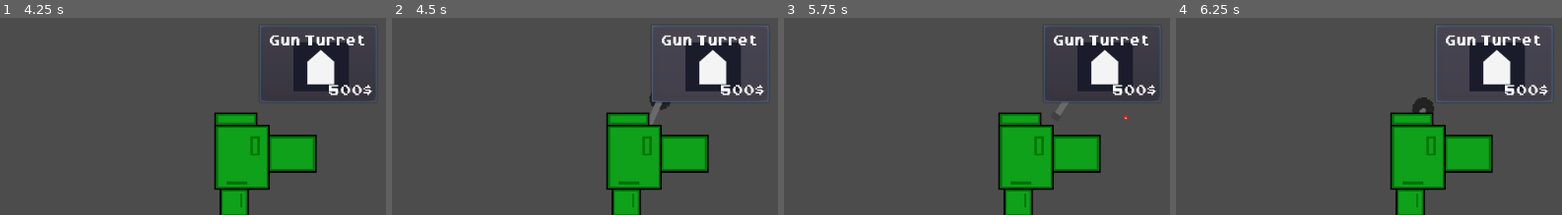
Above: before the commit, frames 1-4 (left to right).
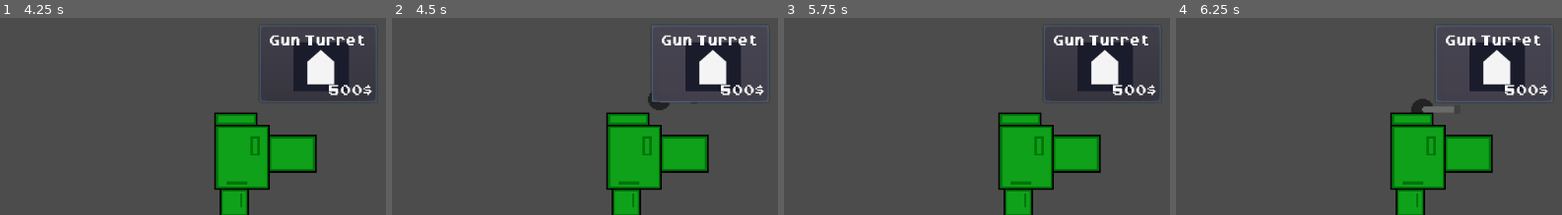
Above: after the commit, the same moments.

Repository: Godot-Wild-Jam-22-Team/TowerDefense
Game: Godot game, scene res://GUI/StartScreen.tscn
Same seed, same stepped clock (60 frames per second), same inputs: the game is played once before the commit and once after it.
Inputs (mouse positions are % of the whole screen's width and height, from its top left):
- Up to frame 1 (4.25 s): click "Start" at 0.5 s; click "Gun Turret" at 1.25 s; click "Gun Turret" at 2 s; click "Gun Turret" at 2.75 s; tap Enter at 3.5 s; move the mouse to (44, 79) at 3.52 s; hold Right mouse button (secondary_click) from 3.53 s (still down); click (44, 79) at 3.67 s
- Up to frame 2 (4.5 s): release Right mouse button (secondary_click) at 4.25 s; tap Space at 4.25 s; drag from (80, 73) to (94, 59) at 4.27 s
- Up to frame 3 (5.75 s): tap Enter at 5 s; move the mouse to (19, 38) at 5.02 s; hold Right mouse button (secondary_click) from 5.03 s (still down); click (19, 38) at 5.17 s
- Up to frame 4 (6.25 s): release Right mouse button (secondary_click) at 5.75 s; tap Space at 5.75 s; drag from (55, 56) to (91, 59) at 5.77 s
The pictures show only the part of the screen within x 50-100%, y 48-98%; the shares and areas given below are measured in that part.

Frame 1 is identical in both runs. In frame 2, 0.2% of the frame differs, in the area x 66-73%, y 38-55%; in frame 3, 0.1%; in frame 4, 0.3%, in the area x 60-72%, y 40-49%.

Commit message:
Fixed bullet look
Also tweaked speed and collision shape. I need to test better the collision with enemies.

Diff:
--- a/GWJ22/DamageableObject.gd
+++ b/GWJ22/DamageableObject.gd
@@ -16,7 +16,7 @@
 	queue_free()
 
 func set_health(value) -> void:
-	health = max(0, value)
+	health = max(0.0, value)
 	#print("%s health: %s " % [self.name, health])
 	emit_signal("health_changed", health)
 	if health <= 0:
--- a/GWJ22/Defenses/DraggableObject.gd
+++ b/GWJ22/Defenses/DraggableObject.gd
@@ -15,6 +15,8 @@
 
 var price := 500.0 #set to 0 after first placement
 
+var default_rotation : float = 0.0
+
 func _ready() -> void:
 	pass #do not mess with process as it may be used by children
 
@@ -30,6 +32,7 @@
 			self._grabbed = true
 		elif event.is_action_pressed("secondary_click"):
 			rotation_degrees += 90
+			default_rotation = rotation
 
 
 func _process(_delta: float) -> void:
--- a/GWJ22/Defenses/Turrets/Bullet.gd
+++ b/GWJ22/Defenses/Turrets/Bullet.gd
@@ -1,8 +1,8 @@
 extends Area2D
 
-export (int) var speed
-export (int) var damage
-export (float) var lifetime
+export (int) var speed = 200
+export (int) var damage = 1
+export (float) var lifetime = 2.0
 
 var velocity = Vector2()
 
@@ -18,3 +18,8 @@
 
 func _process(delta):
 	position += velocity * delta
+
+
+func _on_Bullet_body_entered(body: Node) -> void:
+	if body.is_in_group("foes") and body.has_method("take_damage"):
+		body.take_damage(damage)
--- a/GWJ22/Defenses/Turrets/Bullet.tscn
+++ b/GWJ22/Defenses/Turrets/Bullet.tscn
@@ -1,46 +1,31 @@
-[gd_scene load_steps=9 format=2]
+[gd_scene load_steps=4 format=2]
 
-[ext_resource path="res://Assets/Sprites/bullet_tileset.png" type="Texture" id=1]
+[ext_resource path="res://Assets/Sprites/Lasers.png" type="Texture" id=1]
 [ext_resource path="res://Defenses/Turrets/Bullet.gd" type="Script" id=2]
 
-[sub_resource type="AtlasTexture" id=1]
-atlas = ExtResource( 1 )
-region = Rect2( 0, 0, 6, 6 )
-
-[sub_resource type="AtlasTexture" id=2]
-atlas = ExtResource( 1 )
-region = Rect2( 6, 0, 6, 6 )
-
-[sub_resource type="AtlasTexture" id=3]
-atlas = ExtResource( 1 )
-region = Rect2( 12, 0, 6, 6 )
-
-[sub_resource type="AtlasTexture" id=4]
-atlas = ExtResource( 1 )
-region = Rect2( 18, 0, 6, 6 )
-
-[sub_resource type="SpriteFrames" id=5]
-animations = [ {
-"frames": [ SubResource( 1 ), SubResource( 2 ), SubResource( 3 ), SubResource( 4 ) ],
-"loop": true,
-"name": "default",
-"speed": 5.0
-} ]
-
-[sub_resource type="RectangleShape2D" id=6]
-extents = Vector2( 3, 3 )
+[sub_resource type="RectangleShape2D" id=1]
+extents = Vector2( 80, 120 )
 
 [node name="Bullet" type="Area2D"]
+position = Vector2( 1.90735e-06, 5.42101e-20 )
+scale = Vector2( 0.2, 0.2 )
 script = ExtResource( 2 )
-speed = 100
+__meta__ = {
+"_edit_group_": true
+}
+speed = 500
 lifetime = 1.5
 
-[node name="AnimatedSprite" type="AnimatedSprite" parent="."]
-frames = SubResource( 5 )
-playing = true
-
 [node name="CollisionShape2D" type="CollisionShape2D" parent="."]
-shape = SubResource( 6 )
+rotation = 1.5708
+shape = SubResource( 1 )
 
 [node name="Lifetime" type="Timer" parent="."]
+
+[node name="Sprite" type="Sprite" parent="."]
+rotation = 1.5708
+texture = ExtResource( 1 )
+region_enabled = true
+region_rect = Rect2( 40, 120, 70, 140 )
+[connection signal="body_entered" from="." to="." method="_on_Bullet_body_entered"]
 [connection signal="timeout" from="Lifetime" to="." method="_on_Lifetime_timeout"]
--- a/GWJ22/Defenses/Turrets/Turret.gd
+++ b/GWJ22/Defenses/Turrets/Turret.gd
@@ -22,7 +22,7 @@
 	if can_shoot == true:
 		can_shoot = false
 		$Guntimer.start()
-		var direction = Vector2(0,-1).rotated(global_rotation)
+		var direction = Vector2(1,0).rotated(global_rotation)
 		emit_signal('shoot', bullet_scene, $Position2D.global_position, direction)
 
 func _on_Vision_updated(_position: Vector2) -> void:
@@ -32,6 +32,8 @@
 
 func _on_Vision_exited() -> void:
 	has_focused_enemy = false
+	$RotationTween.interpolate_property(self, "rotation", rotation, default_rotation, 1.5, Tween.TRANS_ELASTIC, Tween.EASE_IN_OUT)
+	$RotationTween.start()
 
 func _process(_delta: float) -> void:
 	._process(_delta) #call parent execution to allow drag
@@ -45,7 +47,7 @@
 	health -= value
 
 func set_health(value) -> void:
-	health = max(0, value)
+	health = max(0.0, value)
 	#call update on progress bar
 	if health <= 0:
 		print("Turret dead")
--- a/GWJ22/Defenses/Turrets/Turret.tscn
+++ b/GWJ22/Defenses/Turrets/Turret.tscn
@@ -29,6 +29,8 @@
 position = Vector2( 32, 0 )
 
 [node name="Guntimer" type="Timer" parent="." index="5"]
+
+[node name="RotationTween" type="Tween" parent="." index="9"]
 [connection signal="exited" from="Vision" to="." method="_on_Vision_exited"]
 [connection signal="updated" from="Vision" to="." method="_on_Vision_updated"]
 [connection signal="timeout" from="Guntimer" to="." method="_on_Guntimer_timeout"]
--- a/GWJ22/Defenses/Turrets/Vision.gd
+++ b/GWJ22/Defenses/Turrets/Vision.gd
@@ -10,11 +10,15 @@
 var has_focus := false
 
 func _on_Vision_body_entered(body: KinematicBody2D) -> void:
+	if body.is_in_group("player"):
+		return
 	if(has_focus == false):
 		has_focus = true
 		enemy = body
 
 func _on_Vision_body_exited(body: KinematicBody2D) -> void:
+	if body.is_in_group("player"):
+		return
 	has_focus = false
 	emit_signal('exited')
 
--- a/GWJ22/Defenses/Turrets/Vision.tscn
+++ b/GWJ22/Defenses/Turrets/Vision.tscn
@@ -3,7 +3,7 @@
 [ext_resource path="res://Defenses/Turrets/Vision.gd" type="Script" id=1]
 
 [sub_resource type="ConvexPolygonShape2D" id=1]
-points = PoolVector2Array( 0, 0, -48, -112, 48, -112 )
+points = PoolVector2Array( 0, 0, -100, -200, 100, -200 )
 
 [node name="Vision" type="Area2D"]
 collision_layer = 0
--- a/GWJ22/Foes/Foe.gd
+++ b/GWJ22/Foes/Foe.gd
@@ -44,7 +44,7 @@
 func mid_point(p1: Vector2, p2: Vector2) -> Vector2:
 	return Vector2(p1.x + p2.x, p1.y + p2.y)/2
 
-func _physics_process(delta: float) -> void:
+func _physics_process(_delta: float) -> void:
 	var temp_destination := Vector2.ZERO
 	match current_state:
 		State.WALK:
@@ -61,7 +61,7 @@
 			return #do not walk after attack (especially if the target dies)
 
 	velocity = temp_destination - global_position
-	var collision = move_and_slide(velocity.normalized() * speed)
+	move_and_slide(velocity.normalized() * speed)
 
 # //should also react to damage, so listen for health change signal(?) - I cannot know the direction as bullets are indpeendent objects, unless I follow the incoming direction
 
@@ -99,19 +99,19 @@
 			set_physics_process(false)
 			pass #any animation here
 
-#func _on_View_area_entered(area: Area2D) -> void:
-#	pass
-#	if area.is_in_group("player"):
-#		targets.append(area)
-#		self.current_state = State.ATTACK
-#
-#func _on_View_area_exited(area: Area2D) -> void:
-#	pass
-#	if area.is_in_group("player"):
-#		var idx = targets.find(area)
-#		targets.remove(idx)
-#		if targets.size() <= 0:
-#			self.current_state = State.WALK
+func _on_View_area_entered(area: Area2D) -> void:
+	return
+	if area.is_in_group("player"):
+		targets.append(area)
+		self.current_state = State.ATTACK
+
+func _on_View_area_exited(area: Area2D) -> void:
+	return
+	if area.is_in_group("player"):
+		var idx = targets.find(area)
+		targets.remove(idx)
+		if targets.size() <= 0:
+			self.current_state = State.WALK
 
 
 #Base
